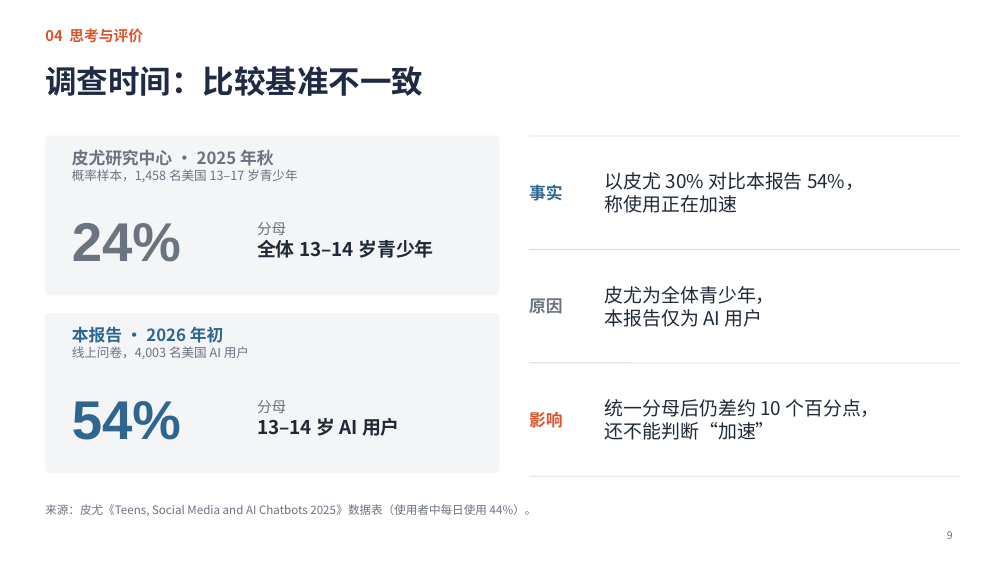
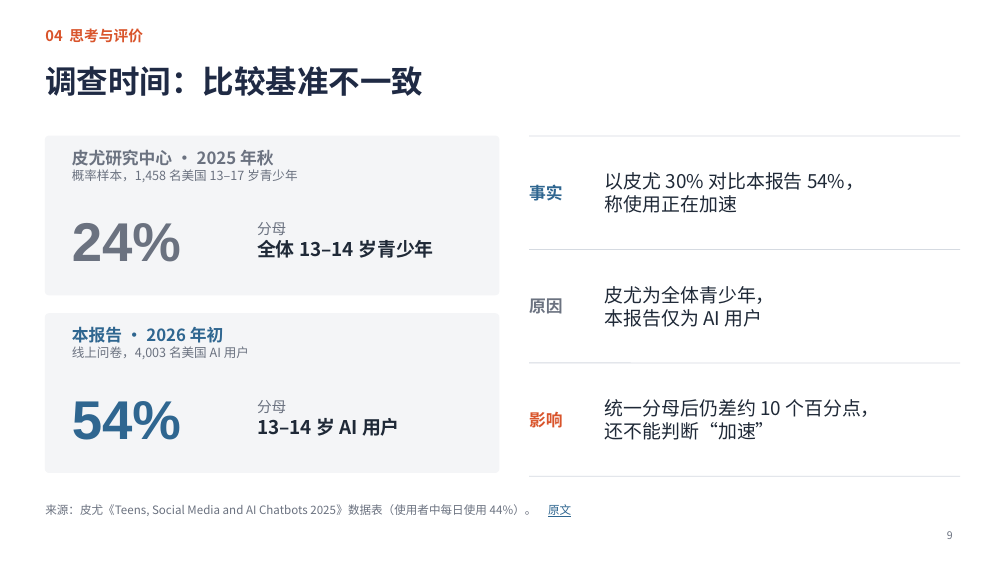
Before and after one commit to jayleo113/ppt, a slide deck: slide 9 of Gracenote报告解读_课堂汇报_最新版.pptx. Drawn at 1008x567 pixels with LibreOffice and Linux fonts; fonts in the diff are those of the drawing. Boxes give left, top, right and bottom in pixels: in the first picture for what was removed or moved away, otherwise in the second. Text is boxed around its words. In the diff, an @@ line names an element or a change of style, - is before the commit and + after.

```diff
--- a/Gracenote报告解读_课堂汇报_最新版.pptx
+++ b/Gracenote报告解读_课堂汇报_最新版.pptx
@@ text at [45, 504, 571, 517]: text changed @@
-来源：皮尤《Teens, Social Media and AI Chatbots 2025》数据表（使用者中每日使用 44%）。
+来源：皮尤《Teens, Social Media and AI Chatbots 2025》数据表（使用者中每日使用 44%）。 原文
```
Also in this commit, not shown: 2 other slides changed, 1 other file.
